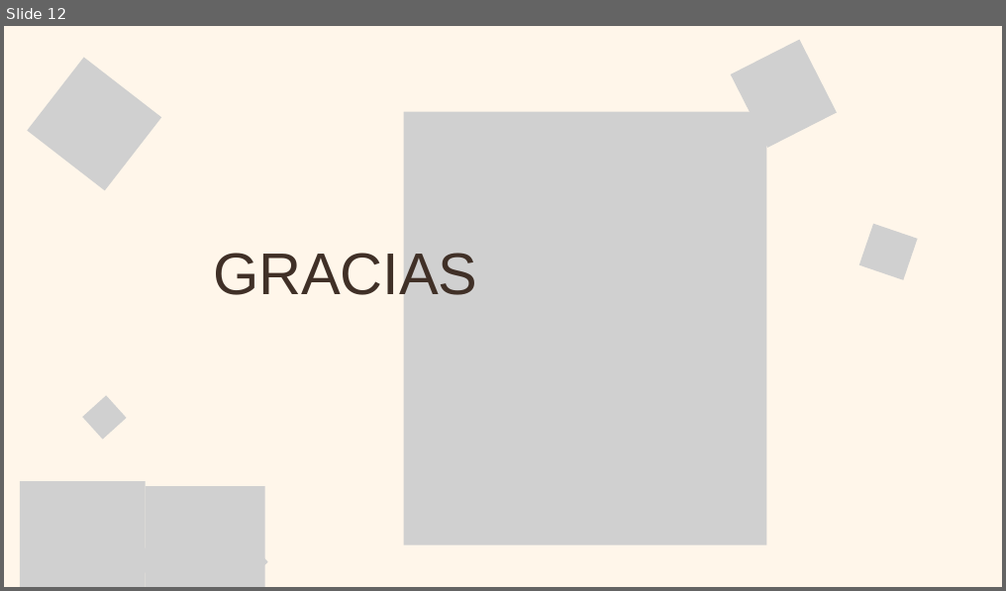
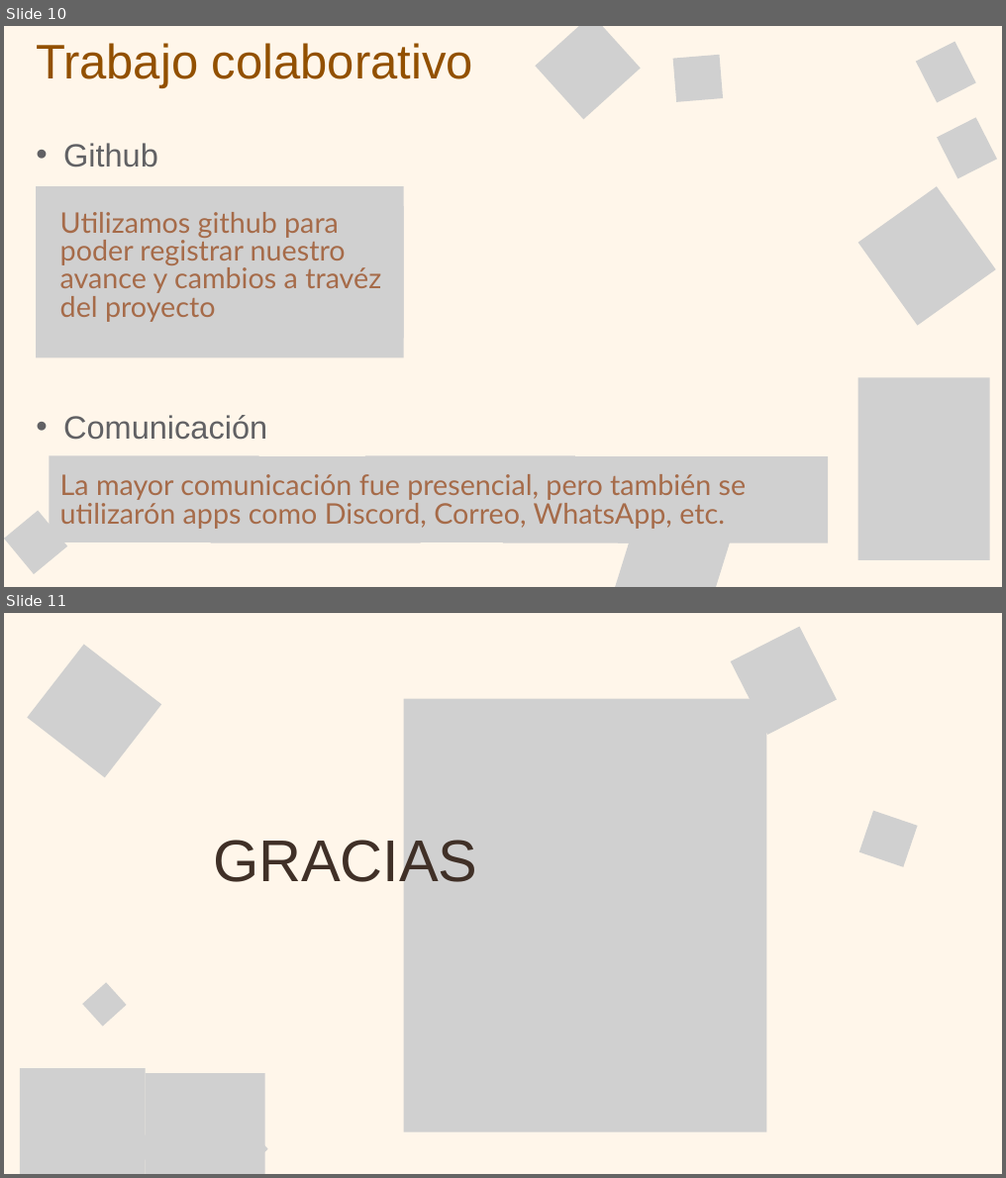
Before and after one commit to JavieraFuenzalidaI/Evaluacion3, a slide deck: PresentaciónEv3.pptx. Shown one above the other, each under a label of ours: slide 12 before the commit, slides 10 and 11 after it. The pictures are 1006x591 and 1006x1178 pixels, drawn with LibreOffice and Linux fonts; fonts in the diff are those of the drawing; grey boxes stand for pictures. Boxes give left, top, right and bottom in pixels: in the first picture for what was removed or moved away, otherwise in the second. Text is boxed around its words. In the diff, an @@ line names an element or a change of style, - is before the commit and + after.

```diff
--- a/PresentaciónEv3.pptx
+++ b/PresentaciónEv3.pptx
@@ slide 10 added at bbox=[4, 26, 1002, 587], background #FFF6EA @@
@@ text added at bbox=[36, 43, 473, 88], 70 pt, text #925000 @@
+Trabajo colaborativo
@@ picture added at bbox=[535, 26, 641, 120] @@
@@ picture added at bbox=[673, 55, 723, 102] @@
@@ picture added at bbox=[916, 41, 976, 102] @@
@@ text added at bbox=[63, 143, 158, 168], 46.5 pt, text #616164 @@
+  • Github
@@ picture added at bbox=[937, 118, 997, 178] @@
@@ picture added at bbox=[36, 186, 404, 339] @@
@@ picture added at bbox=[857, 187, 995, 326] @@
@@ picture added at bbox=[36, 206, 404, 359] @@
@@ text added at bbox=[60, 212, 381, 322], 41 pt, text #A66B49 @@
+Utilizamos github para poder registrar nuestro avance y cambios a travéz del proyecto
@@ picture added at bbox=[858, 377, 990, 561] @@
@@ text added at bbox=[63, 415, 267, 440], 46.5 pt, text #616164 @@
+  • Comunicación
@@ picture added at bbox=[49, 456, 259, 543] @@
@@ picture added at bbox=[211, 457, 421, 544] @@
@@ picture added at bbox=[365, 456, 575, 543] @@
@@ picture added at bbox=[503, 457, 713, 544] @@
@@ picture added at bbox=[618, 457, 828, 544] @@
@@ text added at bbox=[60, 474, 746, 529], 41 pt, text #A66B49 @@
+La mayor comunicación fue presencial, pero también se utilizarón apps como Discord, Correo, WhatsApp, etc.
@@ picture added at bbox=[614, 492, 737, 587] @@
@@ picture added at bbox=[4, 510, 67, 574] @@
@@ what was slide 12 is now slide 11 @@
```
Also in this commit, not shown: 4 slides changed, 5 other slides added, 7 slides removed.
